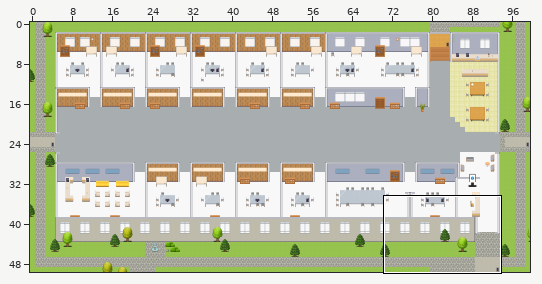
One commit to this Tiled map (JSON): maps/CS-Customer-Experience-Platform-Exchange-Trade-Experience-Unit.tmj. Above: a wide view before the commit, with the close-up outlined.
Close-up. Before the edit:
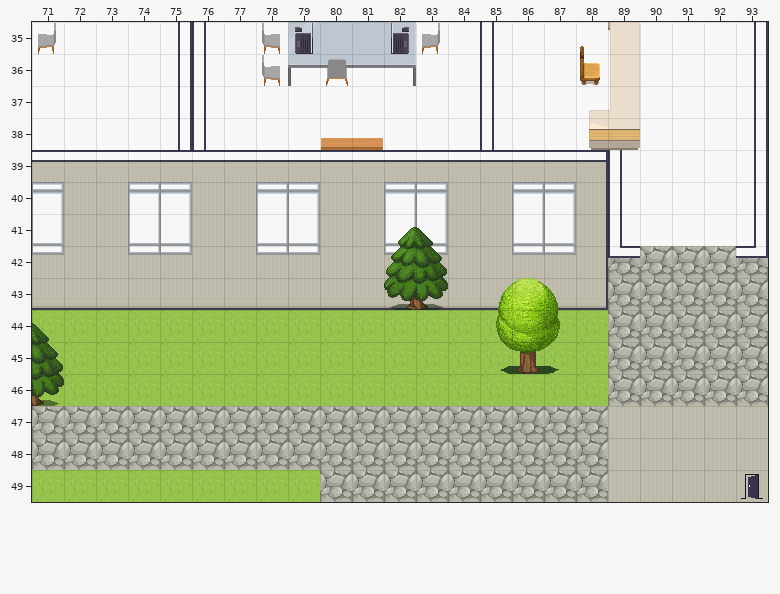
Cells are 32x32 px. Shown: x 71..93, y 35..49.
Now the later version:
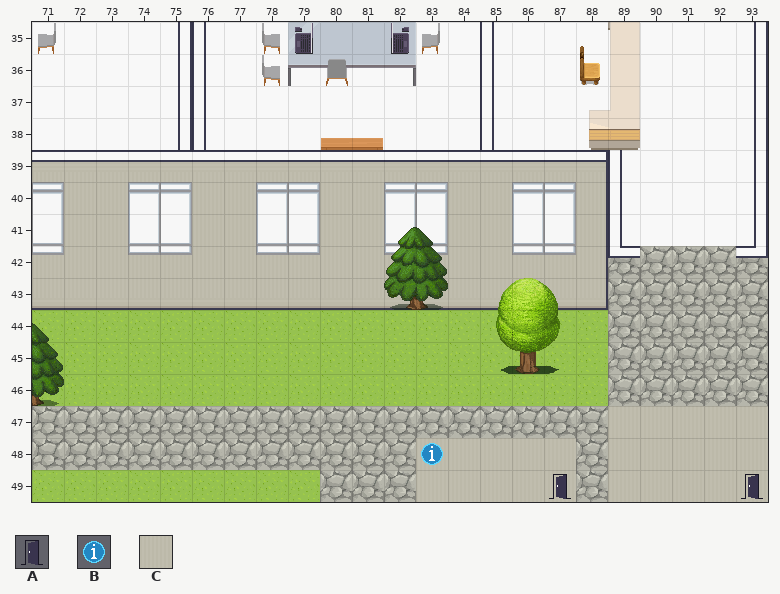
Key: from "User_Zones": A 65, B 104; from "room2": C 328.
_ is an empty cell, . an unchanged one.
Difference:
--- layer "floors"
@@ x 83..87 @@
-48 _____
-49 _____
+48 CCCCC
+49 CCCCC
--- layer "zones"
@@ x 83..87 @@
-48 _....
-49 ...._
+48 B....
+49 ....A
Changed places in both close-ups, as pixel boxes (x1, y1, x2, y2):
added: (416, 438, 576, 502)
